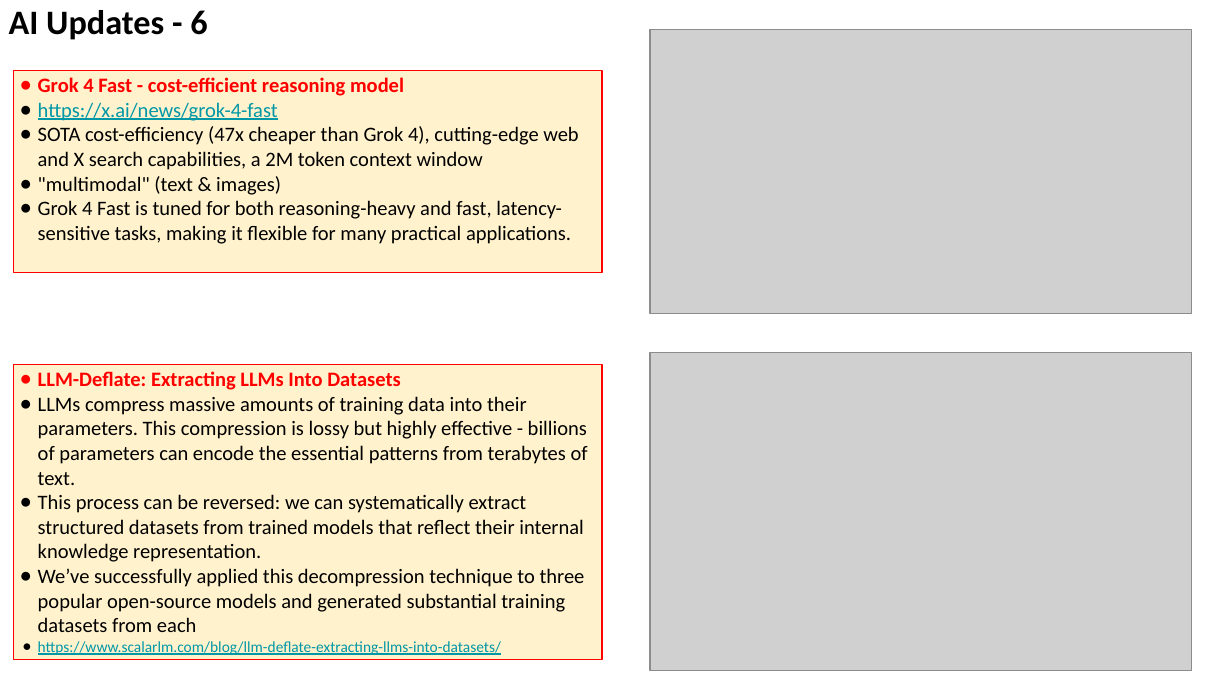
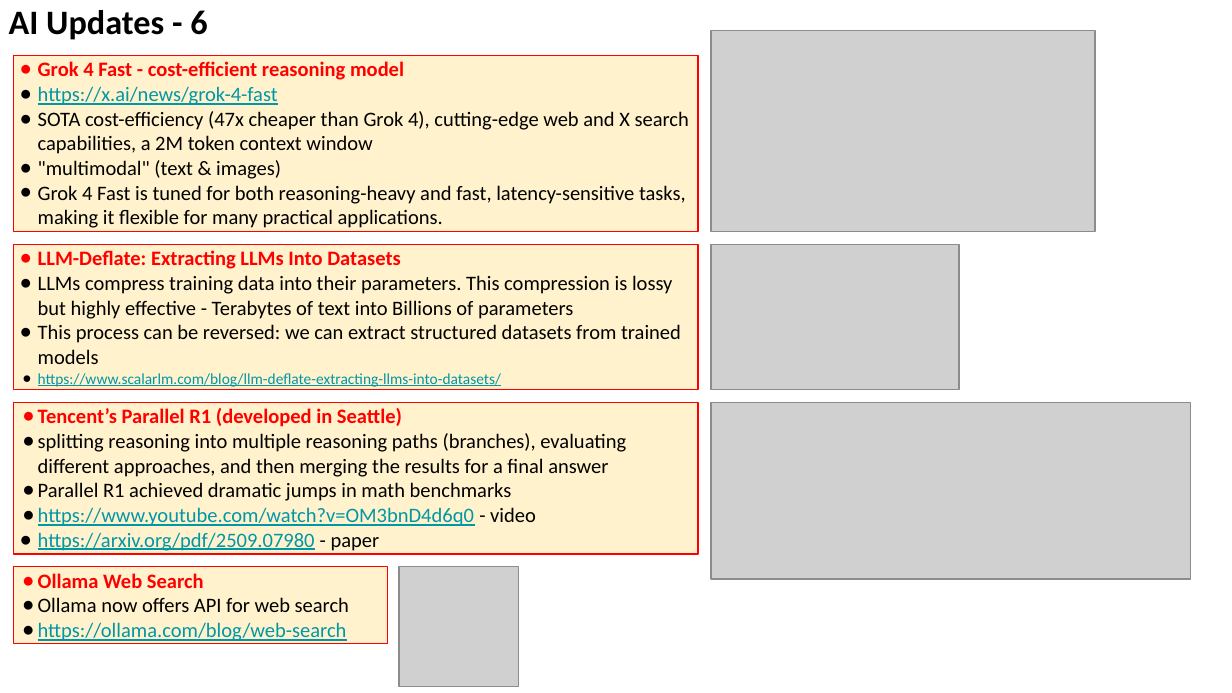
Before and after one commit to lselector/seminar, a slide deck: slide 13 of 2025/2025-09-26-AI-Updates.pptx. Drawn at 1232x693 pixels with LibreOffice and Linux fonts; fonts in the diff are those of the drawing; grey boxes stand for pictures. Boxes give left, top, right and bottom in pixels: in the first picture for what was removed or moved away, otherwise in the second. Text is boxed around its words. In the diff, an @@ line names an element or a change of style, - is before the commit and + after.

Commit message:
update

```diff
--- a/2025/2025-09-26-AI-Updates.pptx
+++ b/2025/2025-09-26-AI-Updates.pptx
@@ rectangle "Grok 4 Fast - cost-efficient ...": place and size @@
-rectangle "Grok 4 Fast - cost-efficient ..." at [14,71,602,274]
+rectangle "Grok 4 Fast - cost-efficient ..." at [14,55,699,232]
@@ picture: place and size @@
-picture at [650,30,1193,314]
+picture at [711,31,1095,233]
@@ rectangle "LLM-Deflate: Extracting LLMs Into Datasets": place and size @@
-rectangle "LLM-Deflate: Extracting LLMs Into Datasets" at [14,365,602,659]
+rectangle "LLM-Deflate: Extracting LLMs Into Datasets" at [14,244,699,389]
@@ picture added at [711,244,958,389] @@
@@ text in rectangle at [38,275,681,364]: text changed @@
-● LLMs compress massive amounts of training data into their parameters. This compression is lossy but highly effective - billions of parameters can encode the essential patterns from terabytes of text.
-● This process can be reversed: we can systematically extract structured datasets from trained models that reflect their internal knowledge representation.
-● We’ve successfully applied this decompression technique to three popular open-source models and generated substantial training datasets from each
+● LLMs compress training data into their parameters. This compression is lossy but highly effective - Terabytes of text into Billions of parameters
+● This process can be reversed: we can extract structured datasets from trained models
@@ picture removed at [650,352,1193,670] @@
@@ rectangle added at [14,403,699,554], fill #FFF2CC, outline #FF0000 0.75 pt, 12 pt, text #000000 @@
+● Tencent’s Parallel R1 (developed in Seattle)
+● splitting reasoning into multiple reasoning paths (branches), evaluating different approaches, and then merging the results for a final answer
+● Parallel R1 achieved dramatic jumps in math benchmarks
+● https://www.youtube.com/watch?v=OM3bnD4d6q0 - video
+● https://arxiv.org/pdf/2509.07980 - paper
@@ picture added at [711,403,1190,579] @@
@@ rectangle added at [14,567,387,644], fill #FFF2CC, outline #FF0000 0.75 pt, 12 pt, text #0097A7 @@
+● Ollama Web Search
+● Ollama now offers API for web search
+● https://ollama.com/blog/web-search
@@ picture added at [399,567,519,687] @@
```
Also in this commit, not shown: 4 other slides changed, 1 slide added.
